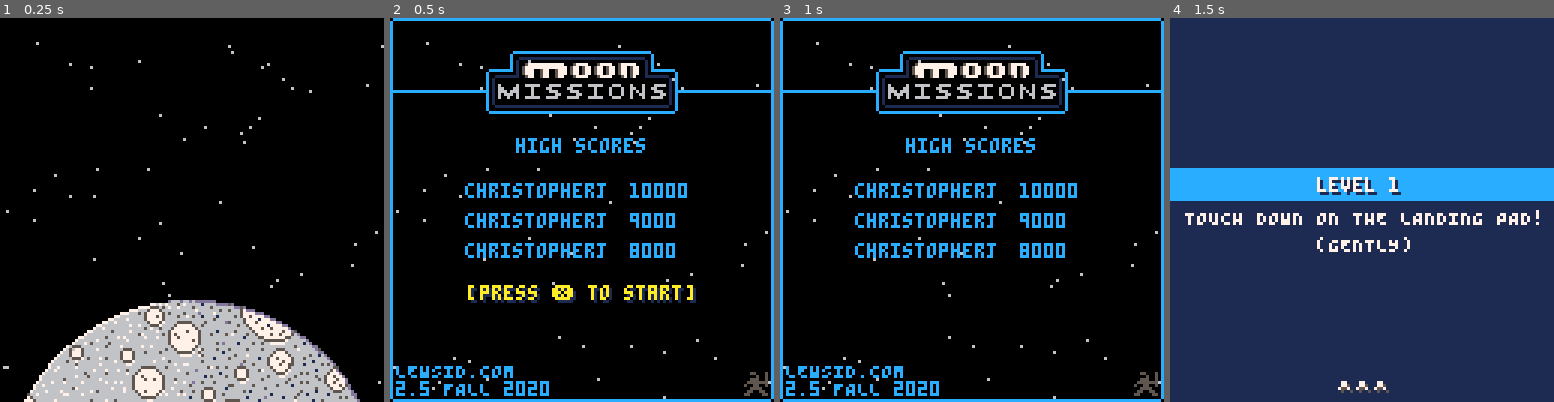
Above: before the commit, frames 1-4 (left to right).
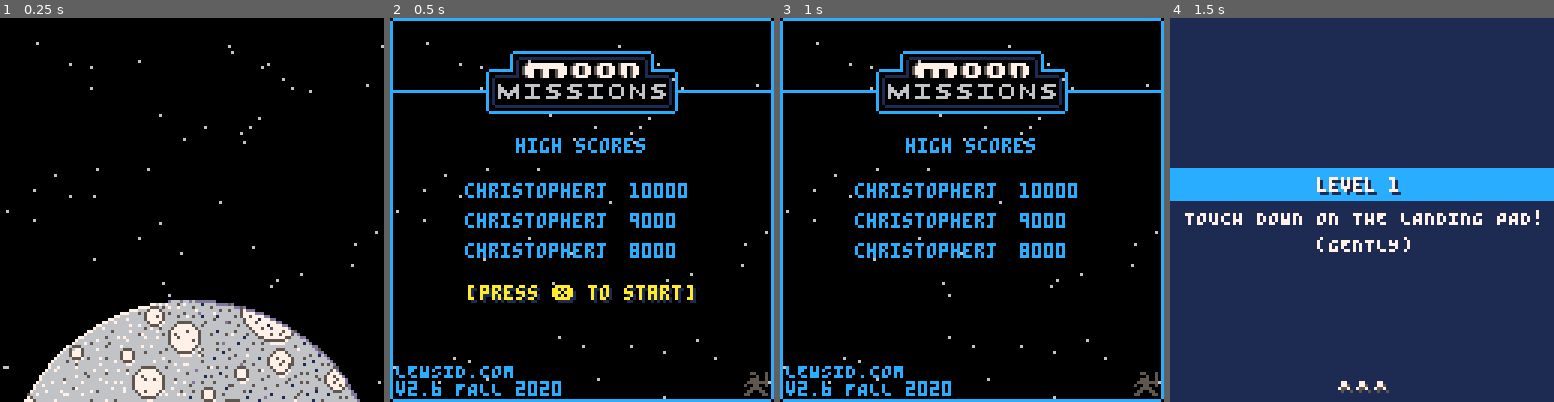
Above: after the commit, the same moments.

Repository: lewsid/moon-missions
Game: PICO-8 cartridge moonmissions.p8
Same seed, same stepped clock (60 frames per second), same inputs: the game is played once before the commit and once after it.
Inputs:
- Up to frame 1 (0.25 s): no input
- Up to frame 2 (0.5 s): tap O (Z key) at 0.33 s
- Up to frame 3 (1 s): tap O (Z key) at 0.7 s
- Up to frame 4 (1.5 s): tap X (X key) at 1.07 s; tap O (Z key) at 1.43 s

Frame 1 is identical in both runs. In frame 2, 0.6% of the frame differs, in the area x 1-45%, y 94-99%; in frame 3, 0.6%; in frame 4, nothing differs.

Commit message:
fixed saucer sound, misc bugs

Diff:
--- a/moonmissions.p8
+++ b/moonmissions.p8
@@ -1,10 +1,10 @@
 pico-8 cartridge // http://www.pico-8.com
 version 29
 __lua__
--- mun lander 2.5
+-- mun lander v2.6
 -- by lewsidboi/smolboigames, 2020
 
-version="2.5"
+version="v2.6"
 
 --game parameters
 config={}
@@ -253,7 +253,7 @@
 		pad_y=65,
 		pickups=#levels+1,
 		jag_rate=18,
-		saucer_tripwire_x=30,
+		saucer_tripwire_x=100,
 		saucer_dx=-1,
 		saucer_y=5
 	}
@@ -271,7 +271,7 @@
 		pad_y=50,
 		pickups=#levels+1,
 		jag_rate=15,
-		saucer_tripwire_x=80,
+		saucer_tripwire_x=150,
 		saucer_dx=-2,
 		saucer_y=5
 	}
@@ -279,17 +279,17 @@
 		pad_x=280,
 		pad_y=60,
 		pickups=#levels+1,
-		jag_rate=10,
-		saucer_tripwire_x=90,
+		jag_rate=40,
+		saucer_tripwire_x=140,
 		saucer_dx=-2,
-		saucer_y=5
+		saucer_y=25
 	}
 	levels[8]={
 		pad_x=400,
 		pad_y=70,
 		pickups=#levels+1,
 		jag_rate=50,
-		saucer_tripwire_x=130,
+		saucer_tripwire_x=280,
 		saucer_dx=-2,
 		saucer_y=10
 	}
@@ -298,7 +298,7 @@
 		pad_y=55,
 		pickups=#levels+1,
 		jag_rate=30,
-		saucer_tripwire_x=250,
+		saucer_tripwire_x=340,
 		saucer_dx=-2,
 		saucer_y=10
 	}
@@ -307,7 +307,7 @@
 		pad_y=85,
 		pickups=#levels+1,
 		jag_rate=100,
-		saucer_tripwire_x=300,
+		saucer_tripwire_x=500,
 		saucer_dx=-3,
 		saucer_y=15
 	}
@@ -325,7 +325,7 @@
 		pad_y=51,
 		pickups=#levels+1,
 		jag_rate=65,
-		saucer_tripwire_x=600,
+		saucer_tripwire_x=650,
 		saucer_dx=-3,
 		saucer_y=5
 	}
@@ -352,7 +352,7 @@
 		pad_y=57,
 		pickups=#levels+1,
 		jag_rate=140,
-		saucer_tripwire_x=1000,
+		saucer_tripwire_x=2000,
 		saucer_dx=-4,
 		saucer_y=1
 	}
@@ -472,6 +472,7 @@
 function init_saucer()
 	saucer={
 		on_screen=false,
+		playing_sound=false,
 		sprite=0,
 		sprite_a=218,
 		sprite_b=234,
@@ -570,7 +571,10 @@
 
 	if(config.level>1) then
 		init_saucer()
-	end
+	else
+		saucer={}
+	end
+
 	config.collected=0
 	config.percent_collected=0
 
@@ -684,6 +688,7 @@
 --with saucer
 function detect_saucer()
 	if(collide(ship,saucer)) then
+		sfx(-2,2)
 		ship.alive=0
 		ship.sprite=205
 		reset_thrust()
@@ -710,15 +715,25 @@
 end
 
 function move_saucer()
-	saucer.x+=saucer.dx
-
-	--handle follow camera
-	if(saucer.x>=cam.x and
-		saucer.x<=cam.x+128) then
-		saucer.on_screen=true
-		sfx(12)
-	else
-		ship.on_screen=false
+	--only start moving saucer after crossing the tripwire
+	if(ship.x>levels[config.level].saucer_tripwire_x
+		or saucer.dx>0) then
+		saucer.x+=saucer.dx
+
+		--handle follow camera
+		if(saucer.x>=cam.x-(saucer.width) and
+			saucer.x<=cam.x+128) then
+			saucer.on_screen=true
+
+			if(saucer.playing_sound==false) then
+				sfx(12,2)
+				saucer.playing_sound=true
+			end
+		else
+			saucer.on_screen=false
+			saucer.playing_sound=false
+			sfx(-2,2)
+		end
 	end
 end
 
@@ -1653,7 +1668,7 @@
 000000000000c0100577777777777700057777000577770057777700010c000000000000000000000000000000000000000000006596595665a65a5600000000
 000000000000c0105777777777777770577057705770577057705770010c00000000000000000000000000000000000000000000000000000000000000000000
 00000cccccccc0105777005770057770577057705770577057705770010cccccccc0000000000000000000000000005555000000000000000000000000000000
-0000c00000000010577700577005777057705770577057705770577001000000000c000000000000000000000005557777555000000000000000000000000000
+0000c00000000010577700577005777057705770577057705770577001000000000c00000000000000000000000555bbbb555000000000000000000000000000
 0000c00111111110057700577005770005777700057777000570570001111111100c000000000000000000005556666666666555000000000000000000000000
 0000c01000000000000000000000000000000000000000000000000000000000010c000000000000000000056666566566566666500000000000000000000000
 0000c01000000000000000000000000000000000000000000000000000000000010c000000000000000000005556666666666555000000000000000000000000
@@ -1661,7 +1676,7 @@
 0000c01066000660000600006600000660000000600006000600660060066000010c0000000000000000000000011cc11cc11000000000000000000000000000
 0000c01066606660000600000666000066600000600006000600606060006660010c000000000000000000000000000000000000000000000000000000000000
 0000c01060666060000600000006600000660000600006000600600660000066010c000000000000000000000000005555000000000000000000000000000000
-0000c01060060060066666006666000666600066666000666000600060066660010c000000000000000000000005557777555000000000000000000000000000
+0000c01060060060066666006666000666600066666000666000600060066660010c00000000000000000000000555bbbb555000000000000000000000000000
 0000c01000000000000000000000000000000000000000000000000000000000010c000000000000000000005556666666666555000000000000000000000000
 0000c01000000000000000000000000000000000000000000000000000000000010c000000000000000000056666656656656666500000000000000000000000
 0000c00111111111111111111111111111111111111111111111111111111111100c000000000000000000005556666666666555000000000000000000000000
Not shown, changed: the sound effects (__sfx__) section of moonmissions.p8
Not shown, changed: RELEASE.md
Not shown, changed: moonmissions.p8.png
